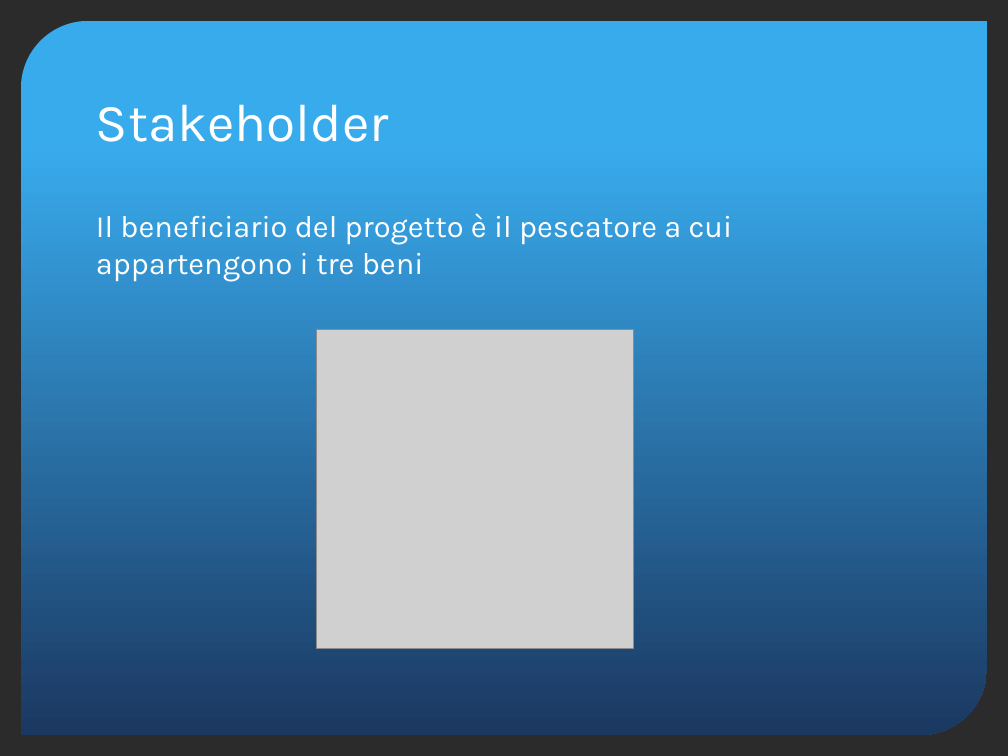
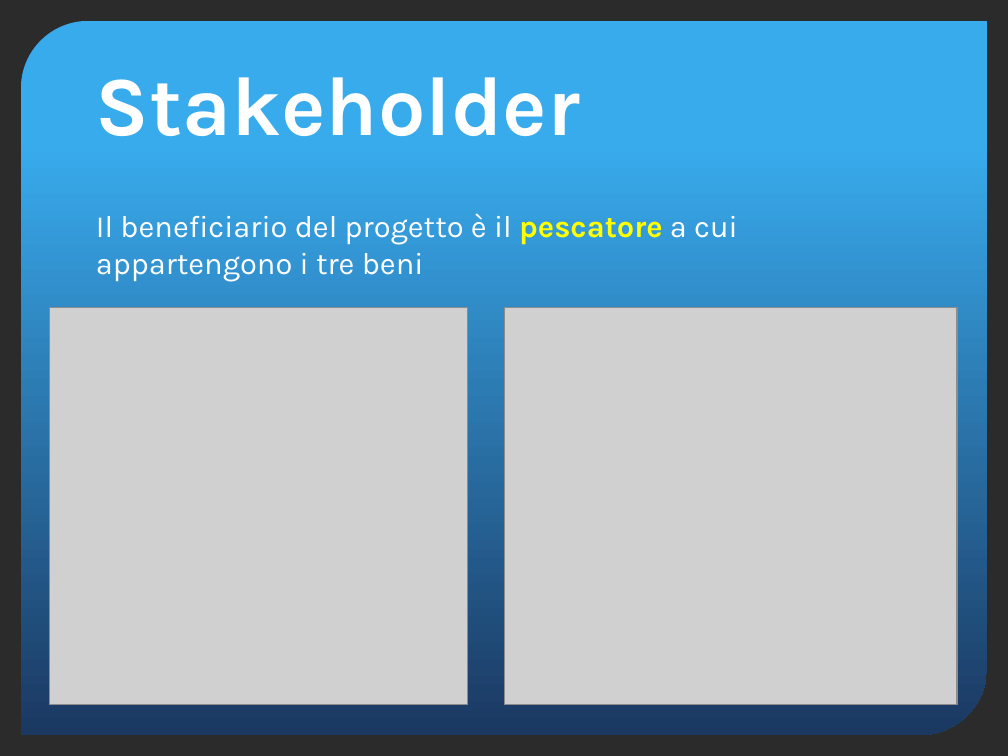
Before and after one commit to yan0z/ISW, a slide deck: slide 6 of Quesito4-presentazione.pptx. Drawn at 1008x756 pixels with LibreOffice and Linux fonts; fonts in the diff are those of the drawing; grey boxes stand for pictures; background and template pictures are left out; a plain dark background stands for a picture behind light text. Boxes give left, top, right and bottom in pixels: in the first picture for what was removed or moved away, otherwise in the second. Text is boxed around its words. In the diff, an @@ line names an element or a change of style, - is before the commit and + after.

```diff
--- a/Quesito4-presentazione.pptx
+++ b/Quesito4-presentazione.pptx
@@ title "Stakeholder" at [96, 77, 580, 136]: size 38 to 60 pt, bold on @@
@@ text "Il beneficiario del progetto è ..." at [96, 213, 738, 282]: text colour #FFFFFF to #FFFF00, bold on in "pescatore" @@
@@ picture: place and size @@
-picture at [317, 330, 633, 648]
+picture at [49, 307, 467, 704]
@@ picture added at [504, 307, 957, 704] @@
```
Also in this commit, not shown: 9 other slides changed, 1 slide removed.
